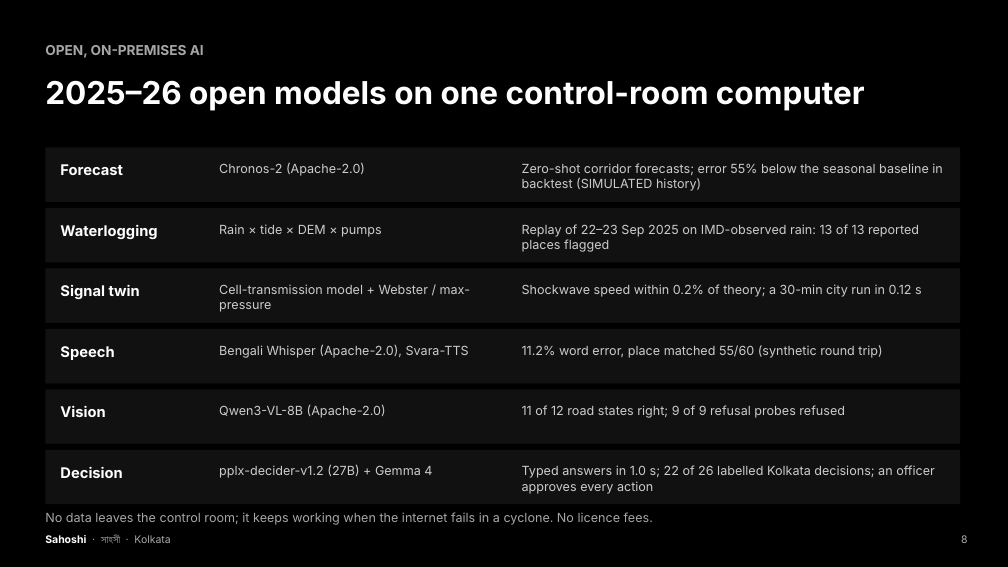
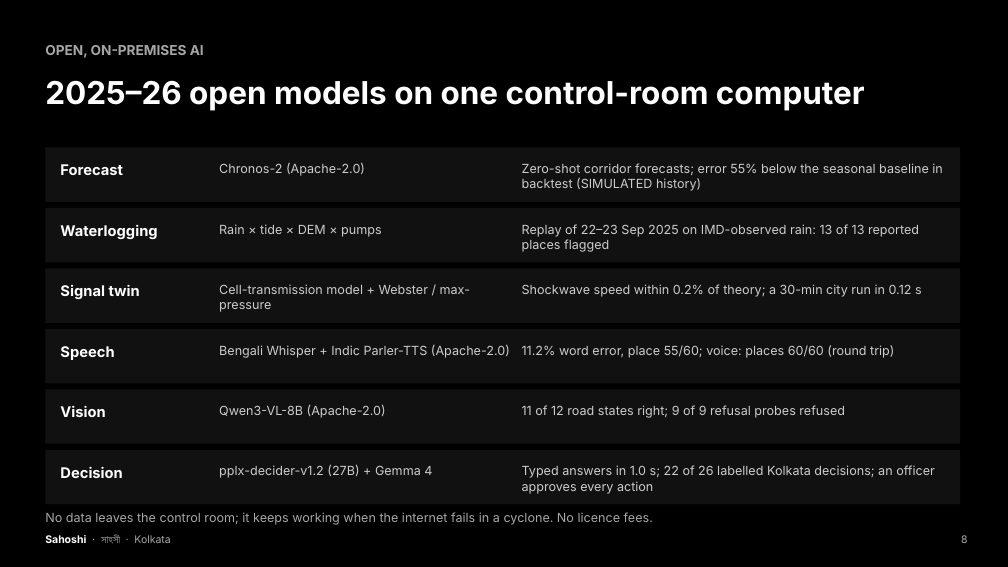
Before and after one commit to shubro18202758/sahoshi, a slide deck: slide 8 of docs/deck/Sahoshi_Deck.pptx. Drawn at 1008x567 pixels with LibreOffice and Linux fonts; fonts in the diff are those of the drawing. Boxes give left, top, right and bottom in pixels: in the first picture for what was removed or moved away, otherwise in the second. Text is boxed around its words. In the diff, an @@ line names an element or a change of style, - is before the commit and + after.

Commit message:
Sahoshi: AI4Bharat Indic Parler-TTS is the live Bengali voice (round-trip places 60/60), one loudness for every voice; IndicConformer measured and kept out; 6,030 Python tests

```diff
--- a/docs/deck/Sahoshi_Deck.pptx
+++ b/docs/deck/Sahoshi_Deck.pptx
@@ text at bbox=[219, 344, 510, 358]: text changed @@
-Bengali Whisper (Apache-2.0), Svara-TTS
+Bengali Whisper + Indic Parler-TTS (Apache-2.0)
@@ text at bbox=[522, 345, 894, 358]: text changed @@
-11.2% word error, place matched 55/60 (synthetic round trip)
+11.2% word error, place 55/60; voice: places 60/60 (round trip)
```
Also in this commit, not shown: 22 other files.
